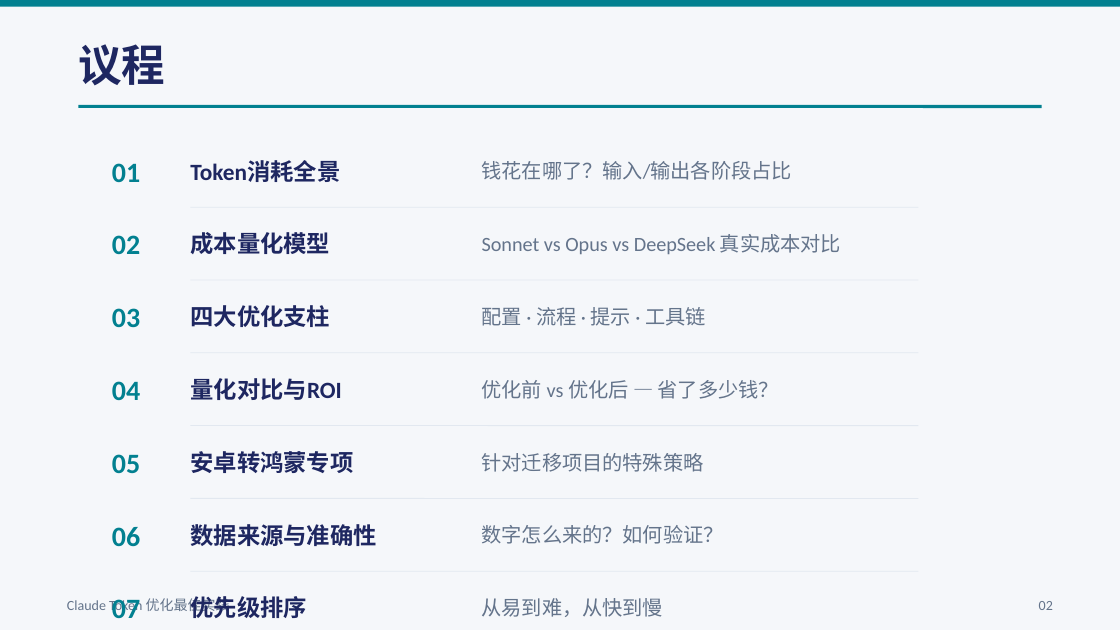
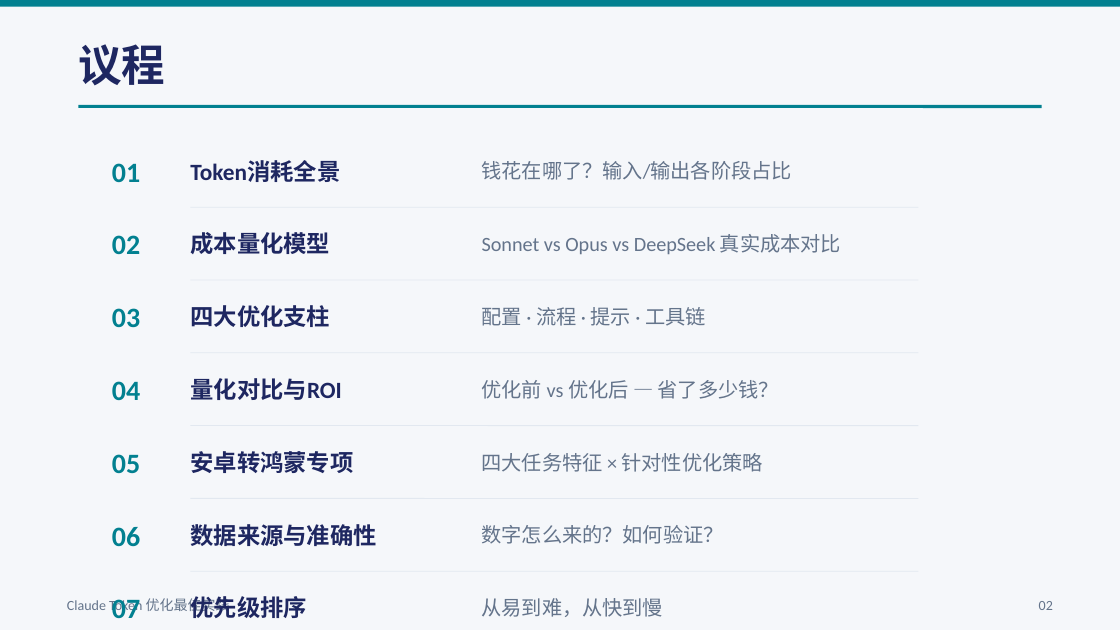
Before and after one commit to JungleTestLabs/claude-token-optimization, a slide deck: slide 2 of Claude-Token优化最佳实践.pptx. Drawn at 1120x630 pixels with LibreOffice and Linux fonts; fonts in the diff are those of the drawing. Boxes give left, top, right and bottom in pixels: in the first picture for what was removed or moved away, otherwise in the second. Text is boxed around its words. In the diff, an @@ line names an element or a change of style, - is before the commit and + after.

Commit message:
docs: 深化安卓转鸿蒙任务特征分析(读多写少/对照翻译/增量迭代/API映射)
07-文档重写(236→377行):
- 0.任务特征全景(4特征→4种token浪费)
- 1.读多写少: 输入90%vs输出10%, 方法级引用↓60-80%
- 2.对照翻译: 双文件上下文, Prompt Caching↓87%
- 3.增量迭代: 编译修复循环, 错误批处理↓84%
- 4.API映射: 重复查询, CLAUDE.md+缓存↓94%
- 5.任务分层: UI→DeepSeek/逻辑→Sonnet/架构→Opus
- 6.单模块标准迁移流程(sequence diagram)
- 7.速查卡(可打印)
- 12模块: 未优化,440→优化.50(99.76%节省)

PPT更新:
- Slide 9改为2×2网格: 4特征×4策略, 每格含量化节省
- 议程更新

00-总报告: 新增迁移专项速查表

```diff
--- a/Claude-Token优化最佳实践.pptx
+++ b/Claude-Token优化最佳实践.pptx
@@ text at bbox=[482, 453, 763, 472]: text changed @@
-针对迁移项目的特殊策略
+四大任务特征 × 针对性优化策略
```
Also in this commit, not shown: 1 slide added, 1 slide removed, 3 other files.
